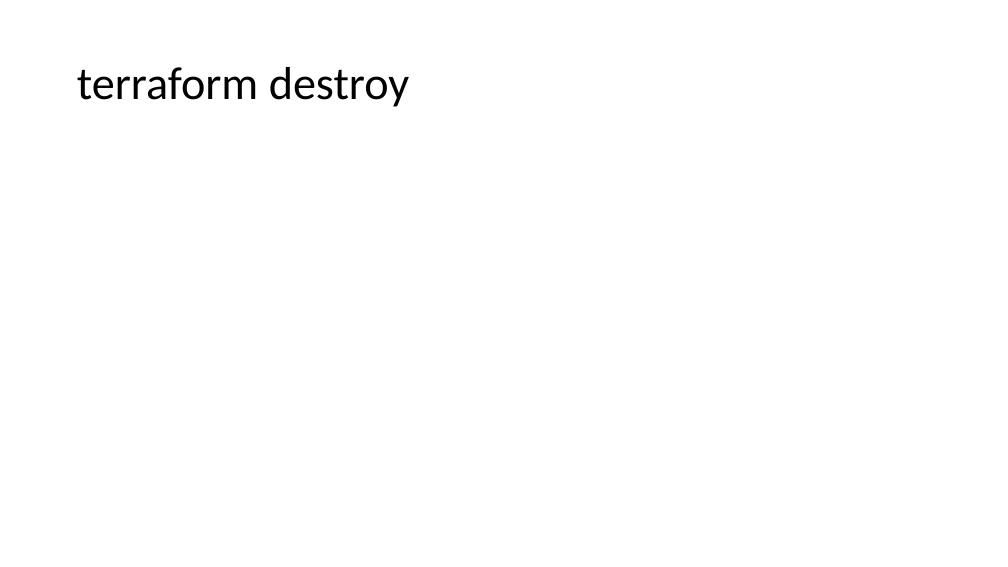
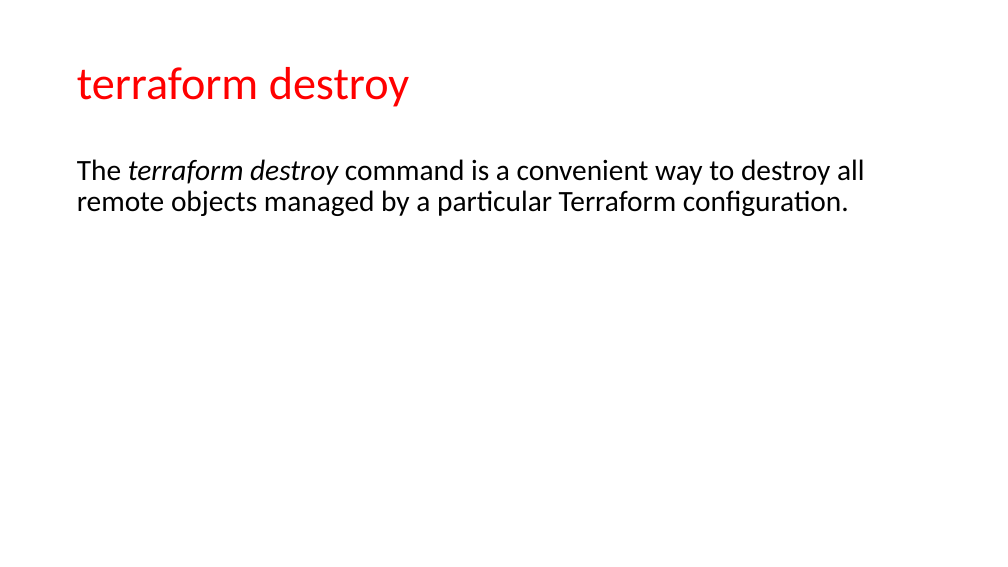
Before and after one commit to JanbaskDevops/Batch1, a slide deck: slide 10 of MyLearnings/Terraform Packer and Golden Image/PPT for Class/Class5- Terraform architecture.pptx (slide 7 before the commit). Drawn at 1008x567 pixels with LibreOffice and Linux fonts; fonts in the diff are those of the drawing. Boxes give left, top, right and bottom in pixels: in the first picture for what was removed or moved away, otherwise in the second. Text is boxed around its words. In the diff, an @@ line names an element or a change of style, - is before the commit and + after.

```diff
--- a/MyLearnings/Terraform Packer and Golden Image/PPT for Class/Class5- Terraform architecture.pptx
+++ b/MyLearnings/Terraform Packer and Golden Image/PPT for Class/Class5- Terraform architecture.pptx
@@ title "terraform destroy" at [77, 67, 410, 107]: text colour #000000 to #FF0000 @@
@@ text added at [77, 159, 865, 216], 28 pt, text #000000 @@
+The terraform destroy command is a convenient way to destroy all remote objects managed by a particular Terraform configuration.
```
Also in this commit, not shown: 5 other slides changed, 8 slides added, 1 slide removed, 20 other files.
